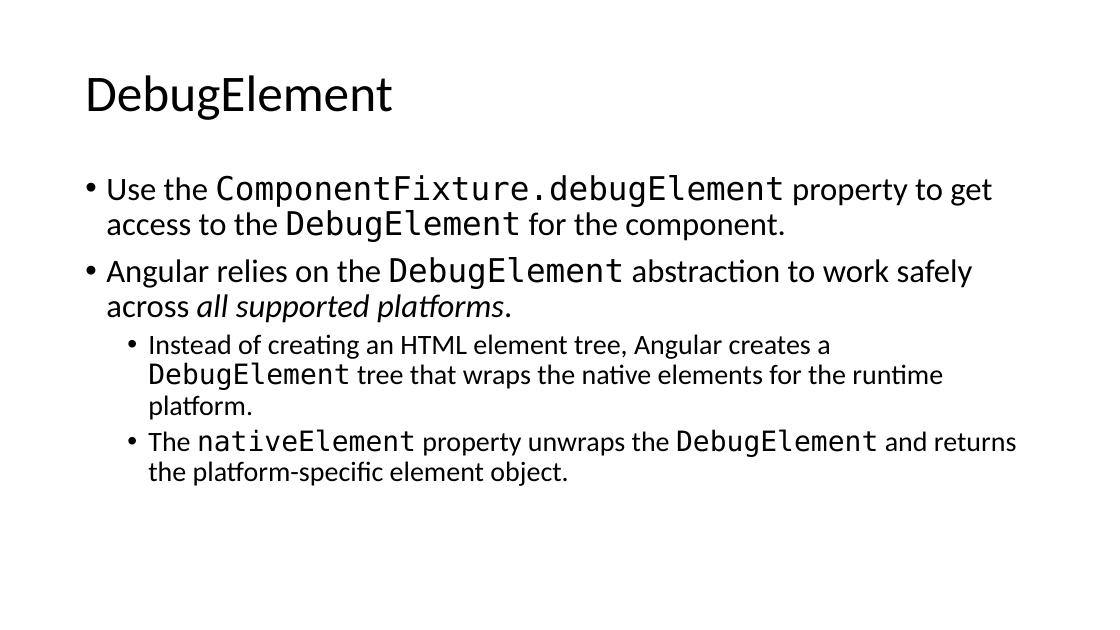
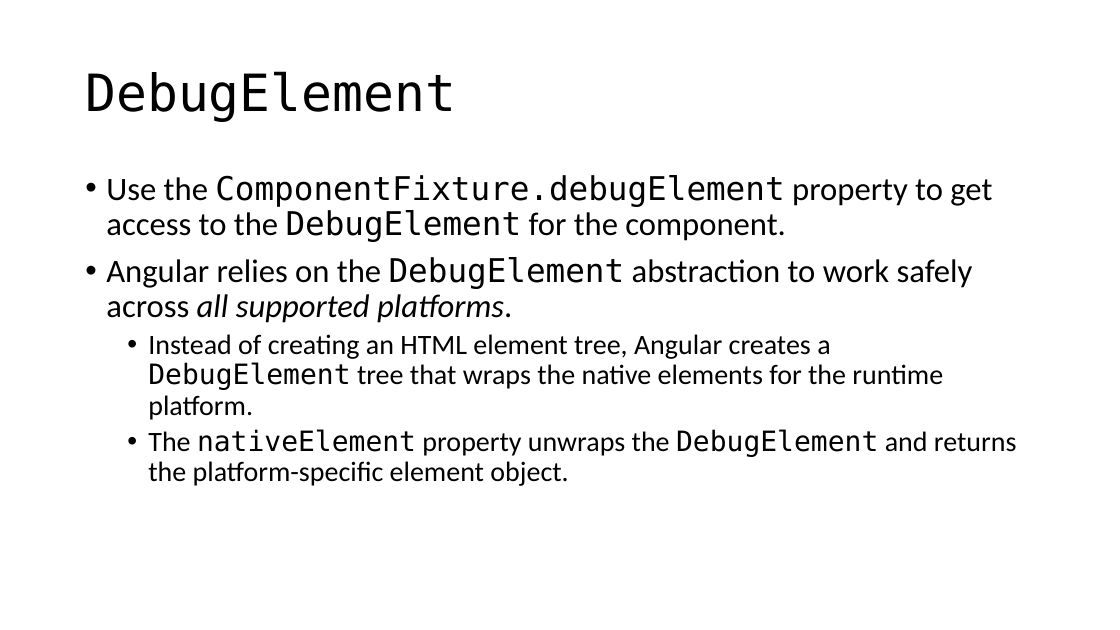
Before and after one commit to cebartling/test-driven, a slide deck: slide 13 of presentations/Introduction to Angular Unit Testing.pptx. Drawn at 1120x630 pixels with LibreOffice and Linux fonts; fonts in the diff are those of the drawing. Boxes give left, top, right and bottom in pixels: in the first picture for what was removed or moved away, otherwise in the second. Text is boxed around its words. In the diff, an @@ line names an element or a change of style, - is before the commit and + after.

```diff
--- a/presentations/Introduction to Angular Unit Testing.pptx
+++ b/presentations/Introduction to Angular Unit Testing.pptx
@@ title "DebugElement" at box(85, 71, 456, 121): font Calibri to DejaVu Sans Mono @@
```
Also in this commit, not shown: 11 other slides changed, 4 slides removed.
